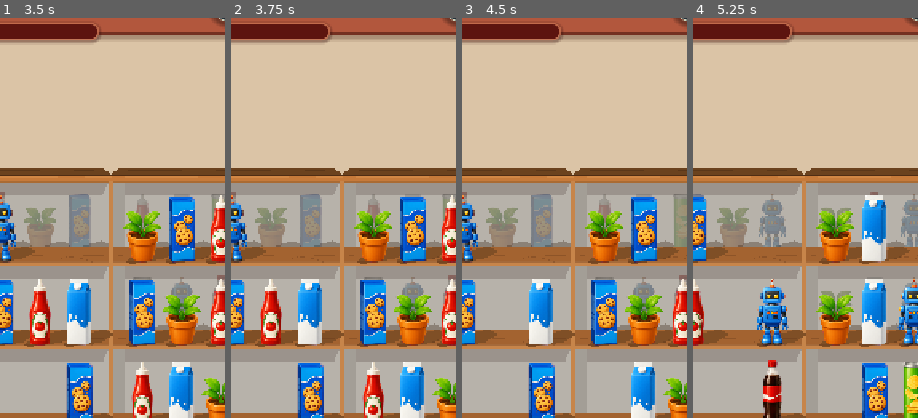
Above: before the commit, frames 1-4 (left to right).
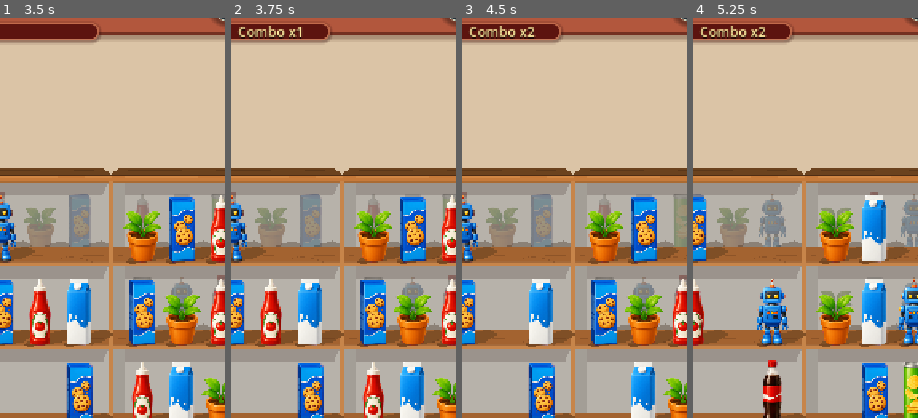
Above: after the commit, the same moments.

Repository: vladeque/sorting-puzzle
Game: Godot game, scene res://scenes/main_menu.tscn
Two runs of this game, one before a commit and one after it. Both use one fixed random seed, a clock stepped at 60 frames per second and the inputs below.
Inputs:
- Up to frame 1 (3.5 s): click "Play" at 0.5 s; click "II" at 1.25 s; click "Continue" at 2 s; click "3" at 2.75 s
- Up to frame 2 (3.75 s): click "2" at 3.5 s
- Up to frame 3 (4.5 s): click "1" at 4.25 s
- Up to frame 4 (5.25 s): click "3" at 5 s
The pictures show only the part of the screen within x 41-91%, y 7-57%; the shares and areas given below are measured in that part.

Frame 1 is identical in both runs. In frame 2, 0.5% of the frame differs, in the area x 3-32%, y 2-6%; in frame 3, 0.5%, in the area x 3-33%, y 2-6%; in frame 4, 0.5%.

Commit message:
Add triple combo HUD counter

Diff:
--- a/level.tscn
+++ b/level.tscn
@@ -226,6 +226,24 @@
 mouse_filter = 2
 theme_override_styles/panel = SubResource("StyleBoxFlat_hud_center_slot")
 
+[node name="ComboLabel" type="Label" parent="Background/HudCenterSlot"]
+visible = false
+layout_mode = 1
+anchors_preset = 15
+anchor_right = 1.0
+anchor_bottom = 1.0
+grow_horizontal = 2
+grow_vertical = 2
+mouse_filter = 2
+theme_override_colors/font_color = Color(1, 0.92, 0.62, 1)
+theme_override_colors/font_shadow_color = Color(0.08, 0.02, 0.01, 0.82)
+theme_override_constants/shadow_offset_x = 0
+theme_override_constants/shadow_offset_y = 2
+theme_override_font_sizes/font_size = 22
+text = "Combo x1"
+horizontal_alignment = 1
+vertical_alignment = 1
+
 [node name="Baseboard" type="Panel" parent="Background" unique_id=616197814]
 layout_mode = 1
 anchors_preset = 12
--- a/scripts/level.gd
+++ b/scripts/level.gd
@@ -91,6 +91,7 @@
 @export_range(0.0, 8.0, 0.25) var highlight_outline_width := 4.0
 @export var match_gather_duration_seconds := 0.18
 @export var match_shrink_duration_seconds := 0.16
+@export_range(0.25, 30.0, 0.25) var combo_window_seconds := 5.0
 @export var level_duration_seconds := 300.0
 @export var completion_return_delay_seconds := 1.75
 @export_range(-40.0, 6.0, 0.5) var item_place_volume_db := -5.0
@@ -109,6 +110,7 @@
 var _shelves_root: Node2D
 var _timer_label: Label
 var _level_label: Label
+var _combo_label: Label
 var _failure_panel: Control
 var _completion_panel: Control
 var _pause_menu_button: Button
@@ -132,6 +134,8 @@
 var _completion_return_time_remaining := 0.0
 var _returning_to_menu := false
 var _highlight_timer := 0.0
+var _combo_count := 0
+var _combo_time_remaining := 0.0
 var _highlighted_items: Array[ShelfItem] = []
 var _layout_preset := DEFAULT_LAYOUT_PRESET
 var _rng := RandomNumberGenerator.new()
@@ -157,6 +161,7 @@
 	_drag_layer = get_node("DragLayer") as Node2D
 	_timer_label = get_node("UI/TimerLabel") as Label
 	_level_label = get_node("UI/LevelLabel") as Label
+	_combo_label = get_node("Background/HudCenterSlot/ComboLabel") as Label
 	_failure_panel = get_node("UI/FailurePanel") as Control
 	_completion_panel = get_node("UI/CompletionPanel") as Control
 	_pause_menu_button = get_node("UI/PauseMenuButton") as Button
@@ -472,6 +477,7 @@
 	if _level_paused:
 		return
 
+	_update_combo_timer(delta)
 	_update_highlight_timer(delta)
 	_clear_drag_drop_selection_if_unavailable()
 
@@ -569,6 +575,7 @@
 	_level_completed = false
 	_level_paused = false
 	_triples_cleared = 0
+	_reset_combo()
 	_completion_return_time_remaining = 0.0
 	_returning_to_menu = false
 	_failure_panel.visible = false
@@ -1046,6 +1053,9 @@
 		return
 
 	_triples_cleared += triple_count
+	if _has_player_started_timer and not _level_failed and not _level_completed:
+		_extend_combo(triple_count)
+
 	var newly_unlocked_shelves := _update_locked_shelves()
 	_queue_shelves_to_resolve(newly_unlocked_shelves)
 
@@ -1246,6 +1256,44 @@
 	_level_label.text = "Level %d" % selected_level
 
 
+func _extend_combo(triple_count: int) -> void:
+	if triple_count <= 0:
+		return
+
+	if _combo_count <= 0 or _combo_time_remaining <= 0.0:
+		_combo_count = triple_count
+	else:
+		_combo_count += triple_count
+
+	_combo_time_remaining = maxf(combo_window_seconds, 0.0)
+	_update_combo_label()
+
+
+func _update_combo_timer(delta: float) -> void:
+	if _combo_count <= 0:
+		return
+
+	_combo_time_remaining = maxf(_combo_time_remaining - delta, 0.0)
+	if _combo_time_remaining <= 0.0:
+		_reset_combo()
+
+
+func _reset_combo() -> void:
+	_combo_count = 0
+	_combo_time_remaining = 0.0
+	_update_combo_label()
+
+
+func _update_combo_label() -> void:
+	if _combo_label == null:
+		return
+
+	var should_show := _combo_count > 0 and not _level_failed and not _level_completed
+	_combo_label.visible = should_show
+	if should_show:
+		_combo_label.text = "Combo x%d" % _combo_count
+
+
 func _start_level_timer_from_player_action() -> void:
 	if _has_player_started_timer:
 		return
@@ -1256,6 +1304,7 @@
 func _fail_level() -> void:
 	_level_failed = true
 	_level_paused = false
+	_reset_combo()
 	_clear_selected_item()
 	_set_moving_shelf_rows_paused(true)
 	_update_ability_buttons()
@@ -1276,6 +1325,7 @@
 func _complete_level() -> void:
 	_level_completed = true
 	_level_paused = false
+	_reset_combo()
 	_completion_return_time_remaining = maxf(completion_return_delay_seconds, 0.0)
 	if not launched_from_dev_mode:
 		PlayerProgress.complete_level(selected_level)
Not shown, changed: docs/PROJECT_MAP.md
Not shown, changed: docs/SCENES.md
Not shown, changed: docs/SCRIPTS.md
